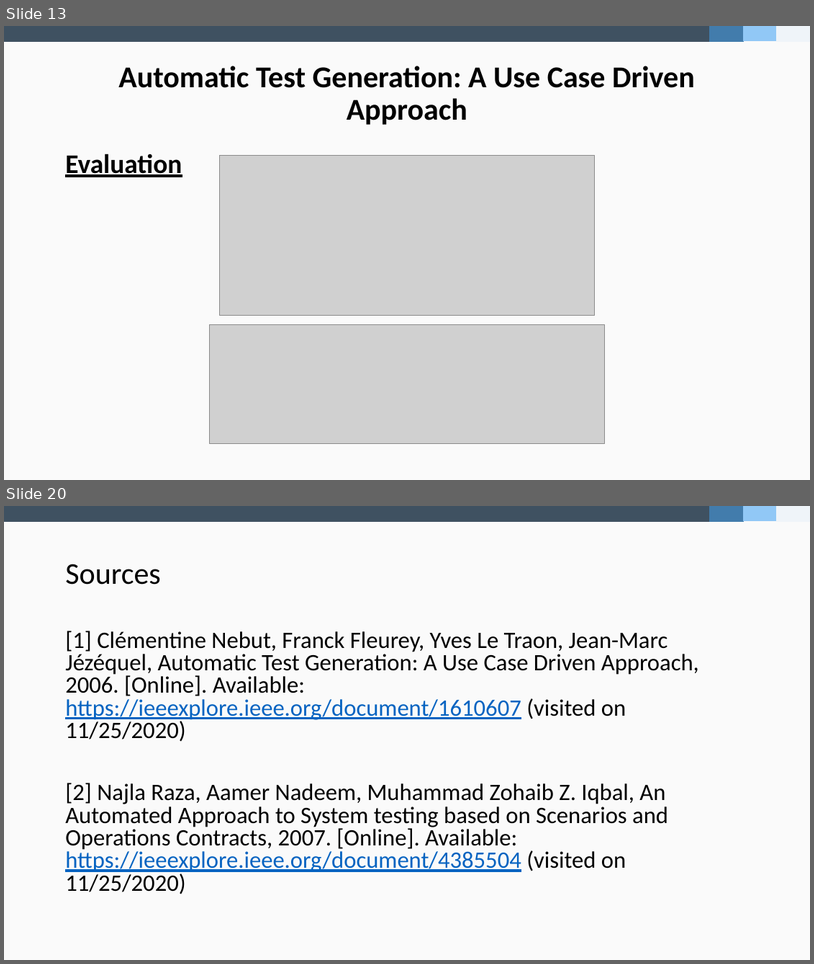
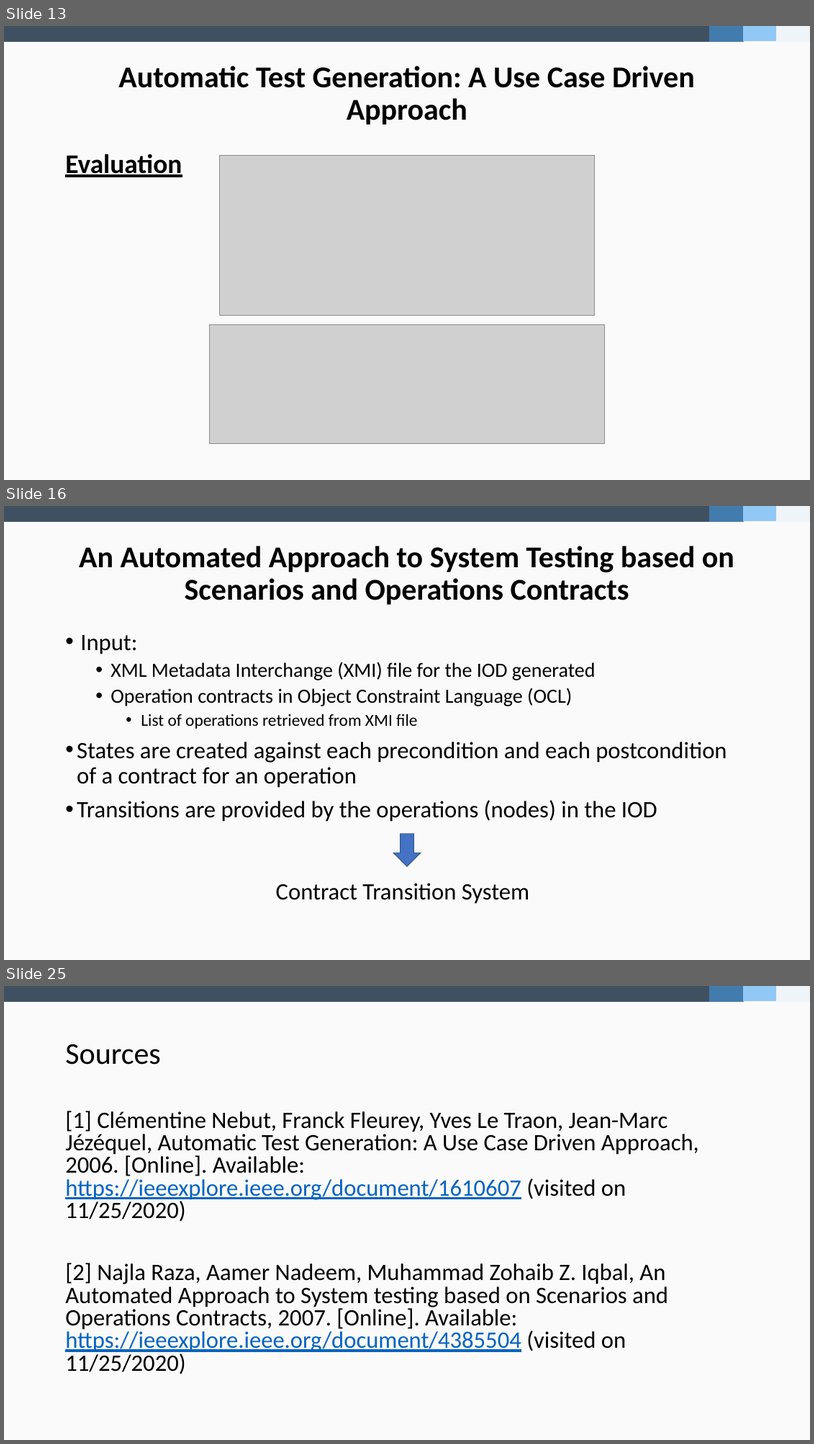
Before and after one commit to fidsusj/SWE-Seminar, a slide deck: doc/Final Presentation F. Hausberger.pptx. Shown one above the other, each under a label of ours: slides 13 and 20 before the commit, slides 13, 16 and 25 after it; the slides between them are not shown. The pictures are 814x964 and 814x1444 pixels, drawn with LibreOffice and Linux fonts; fonts in the diff are those of the drawing; grey boxes stand for pictures. Boxes give left, top, right and bottom in pixels: in the first picture for what was removed or moved away, otherwise in the second. Text is boxed around its words. In the diff, an @@ line names an element or a change of style, - is before the commit and + after.

```diff
--- a/doc/Final Presentation F. Hausberger.pptx
+++ b/doc/Final Presentation F. Hausberger.pptx
@@ slide 16 added at (4,506,810,960), background #FAFAFA; not listed: 4 template elements that a slide beside it also shows @@
@@ title added at (79,546,735,605), 36 pt, text #000000, bold @@
+An Automated Approach to System Testing based on Scenarios and Operations Contracts
@@ text added at (77,635,727,821), 28 pt, text #000000 @@
+• Input:
+  • XML Metadata Interchange (XMI) file for the IOD generated
+  • Operation contracts in Object Constraint Language (OCL)
+    • List of operations retrieved from XMI file
+• States are created against each precondition and each postcondition of a contract for an operation
+• Transitions are provided by the operations (nodes) in the IOD
@@ down arrow added at (394,834,421,867), fill #4472C4, outline #325491 1 pt @@
@@ text added at (276,883,530,903), 28 pt, text #000000 @@
+Contract Transition System
@@ what was slide 20 is now slide 25 @@
```
Also in this commit, not shown: 6 slides changed, 5 other slides added, 1 slide removed.
